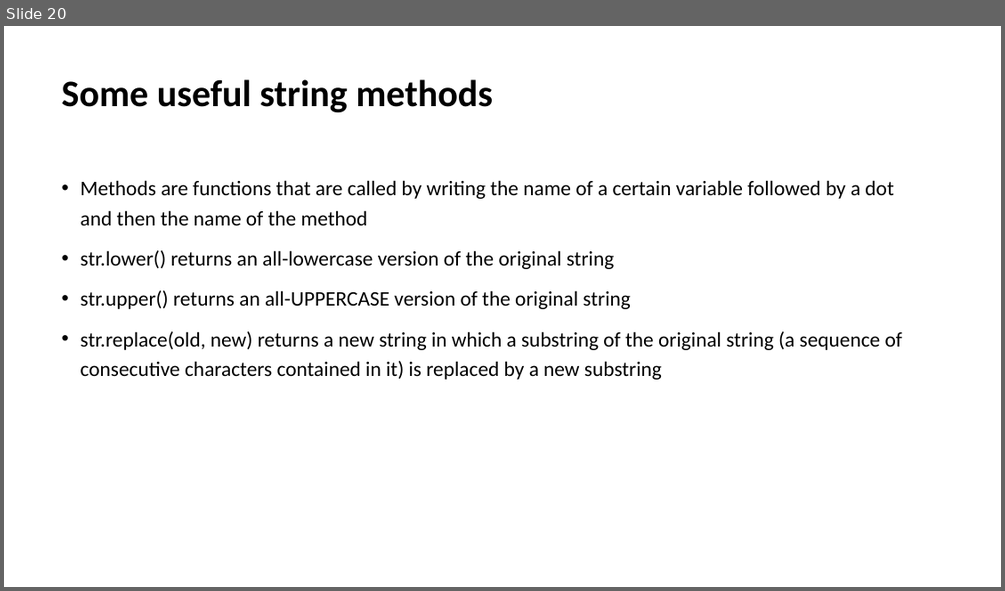
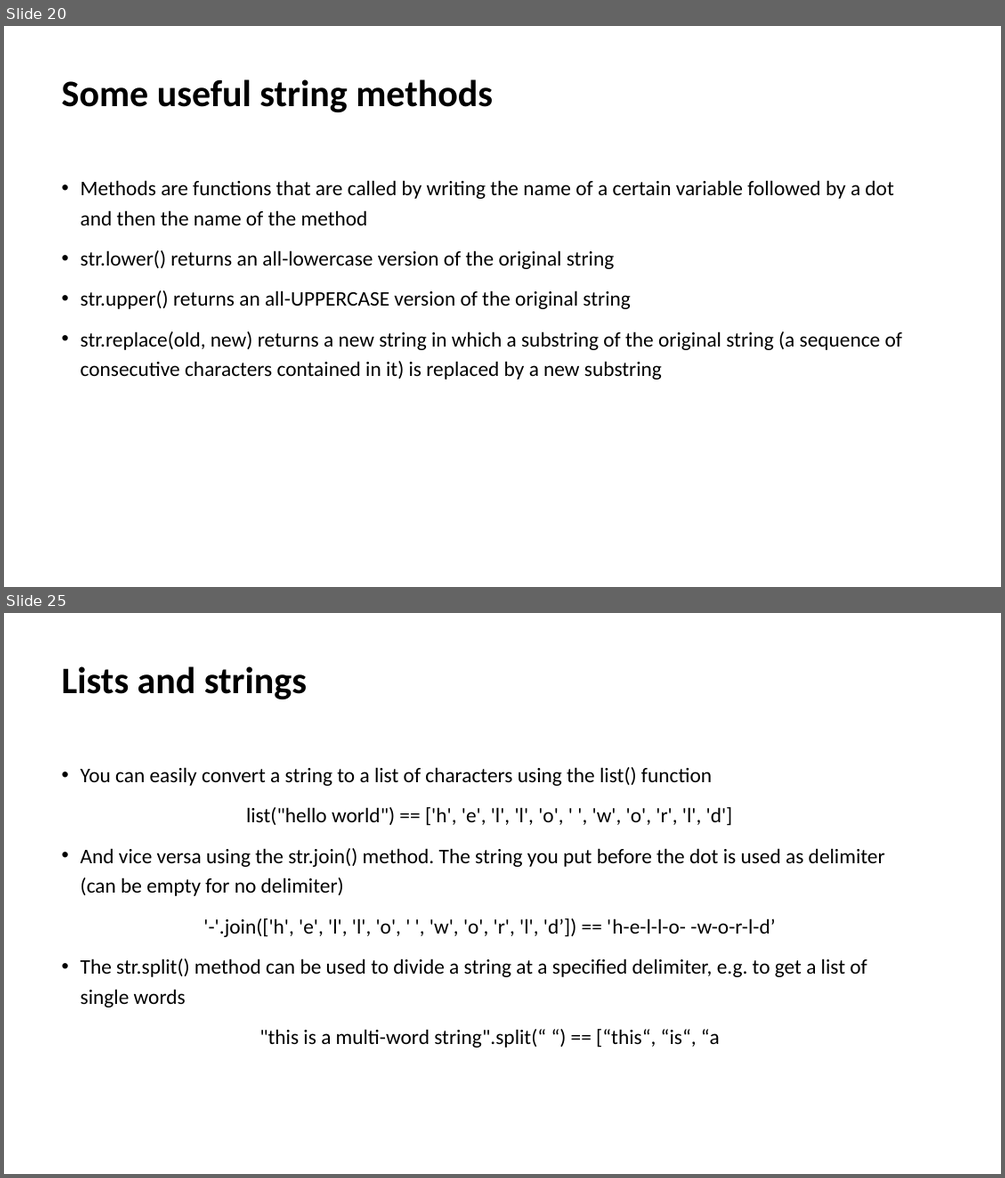
Before and after one commit to Andreher00/biomina-training, a slide deck: Introduction to Python and Data Analysis.pptx. Shown one above the other, each under a label of ours: slide 20 before the commit, slides 20 and 25 after it; the slides between them are not shown. The pictures are 1005x591 and 1005x1178 pixels, drawn with LibreOffice and Linux fonts; fonts in the diff are those of the drawing. Boxes give left, top, right and bottom in pixels: in the first picture for what was removed or moved away, otherwise in the second. Text is boxed around its words. In the diff, an @@ line names an element or a change of style, - is before the commit and + after.

Commit message:
Add list chapter

```diff
--- a/Introduction to Python and Data Analysis.pptx
+++ b/Introduction to Python and Data Analysis.pptx
@@ slide 25 added at [4,613,1001,1174], background #FFFFFF @@
@@ title added at [62,666,307,699], 36 pt, text #000000, bold @@
+Lists and strings
@@ text added at [81,767,885,1047], 20 pt, text #000000 @@
+• You can easily convert a string to a list of characters using the list() function
+list("hello world") == ['h', 'e', 'l', 'l', 'o', ' ', 'w', 'o', 'r', 'l', 'd']
+• And vice versa using the str.join() method. The string you put before the dot is used as delimiter (can be empty for no delimiter)
+'-'.join(['h', 'e', 'l', 'l', 'o', ' ', 'w', 'o', 'r', 'l', 'd’]) == 'h-e-l-l-o- -w-o-r-l-d’
+• The str.split() method can be used to divide a string at a specified delimiter, e.g. to get a list of single words
+"this is a multi-word string".split(“ “) == [“this“, “is“, “a
```
Also in this commit, not shown: 2 slides changed, 4 other slides added.
